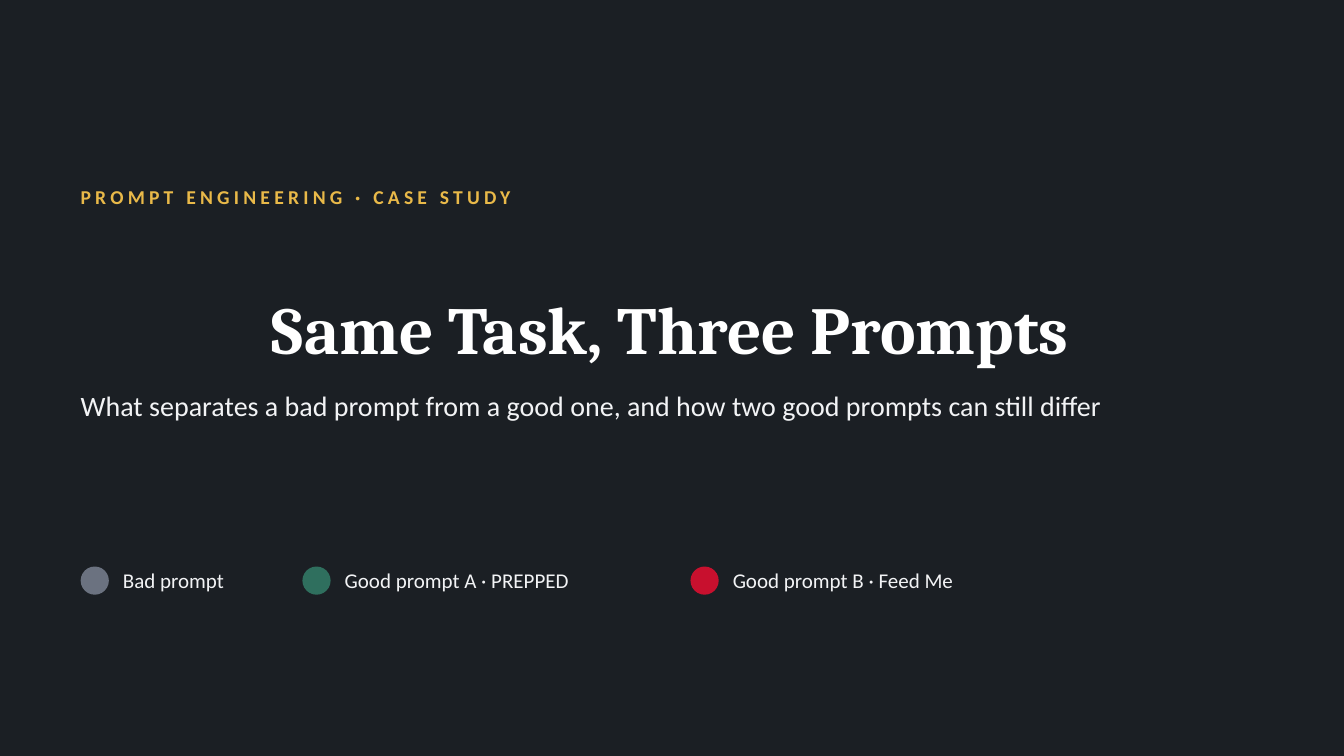
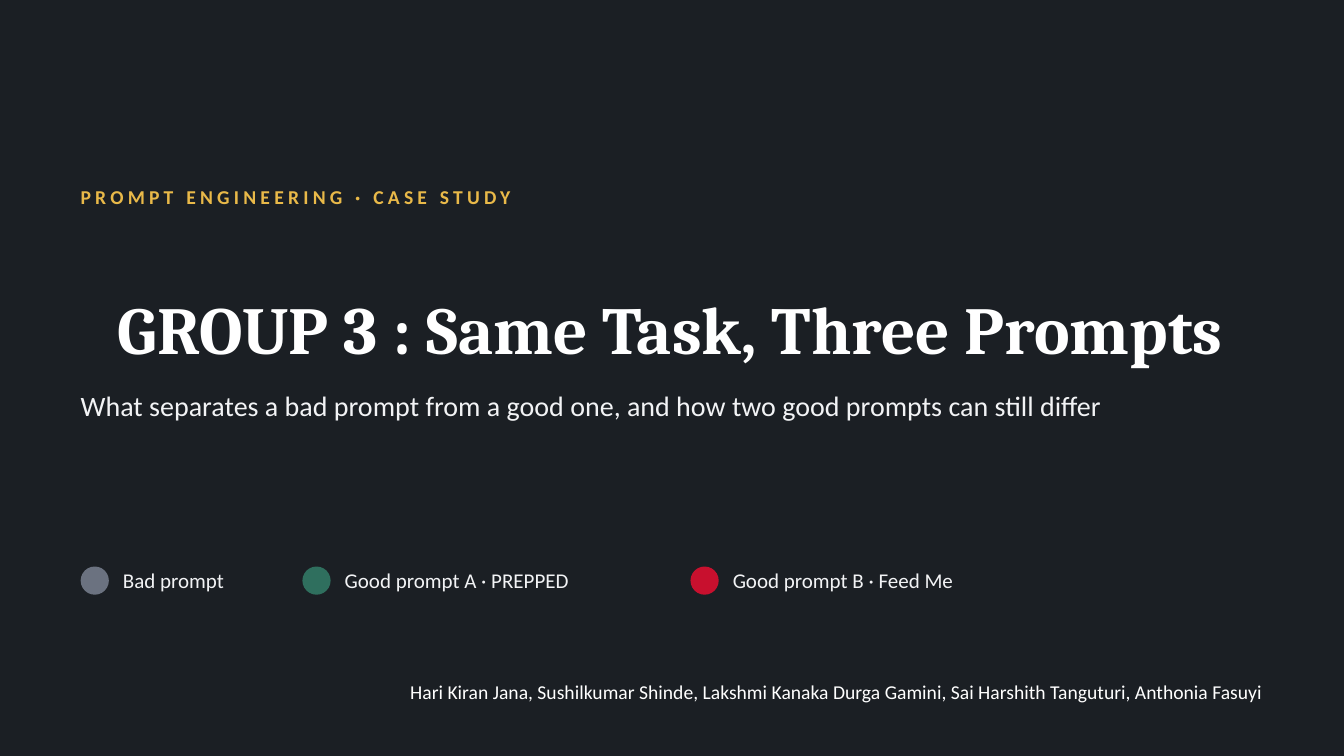
Before and after one commit to KiranJana/prompt-engineering-landing-pages, a slide deck: slide 1 of Prompt_Comparison_FINAL.pptx. Drawn at 1344x756 pixels with LibreOffice and Linux fonts; fonts in the diff are those of the drawing. Boxes give left, top, right and bottom in pixels: in the first picture for what was removed or moved away, otherwise in the second. Text is boxed around its words. In the diff, an @@ line names an element or a change of style, - is before the commit and + after.

```diff
--- a/Prompt_Comparison_FINAL.pptx
+++ b/Prompt_Comparison_FINAL.pptx
@@ title at <box>118,307,1223,369</box>: text changed @@
-Same Task, Three Prompts
+GROUP 3 : Same Task, Three Prompts
@@ text added at <box>410,685,1261,703</box>, 14 pt, text #FFFFFF @@
+Hari Kiran Jana, Sushilkumar Shinde, Lakshmi Kanaka Durga Gamini, Sai Harshith Tanguturi, Anthonia Fasuyi
```
Also in this commit, not shown: 1 other file.
